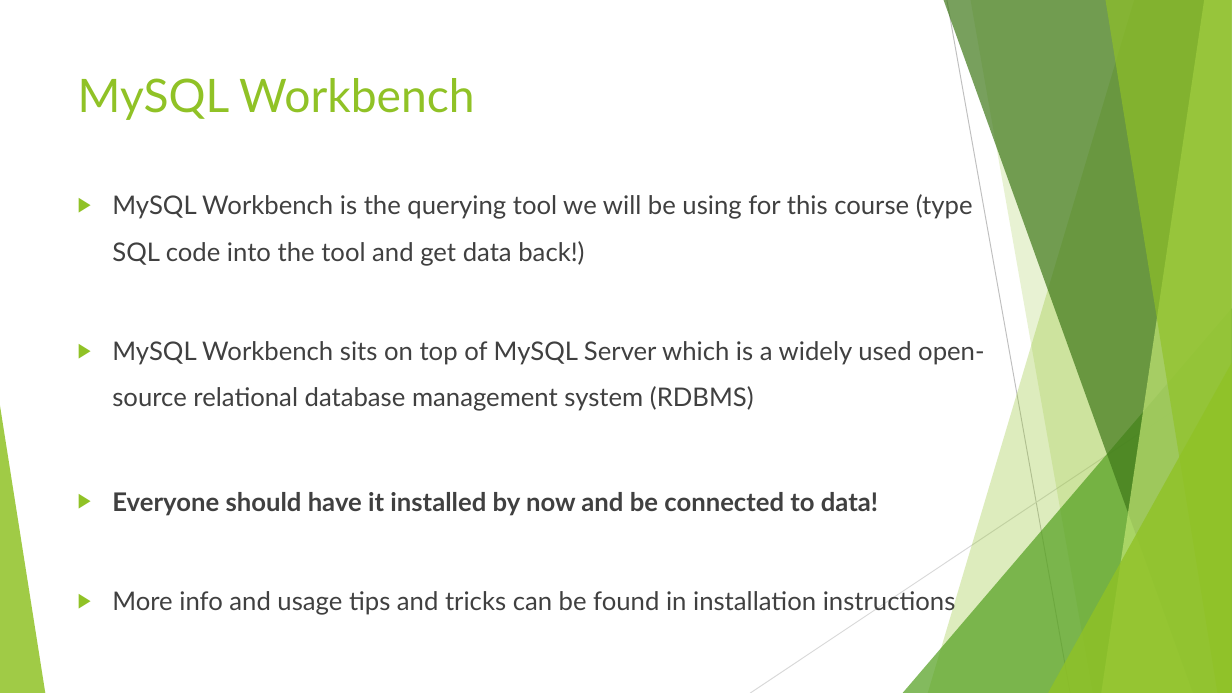
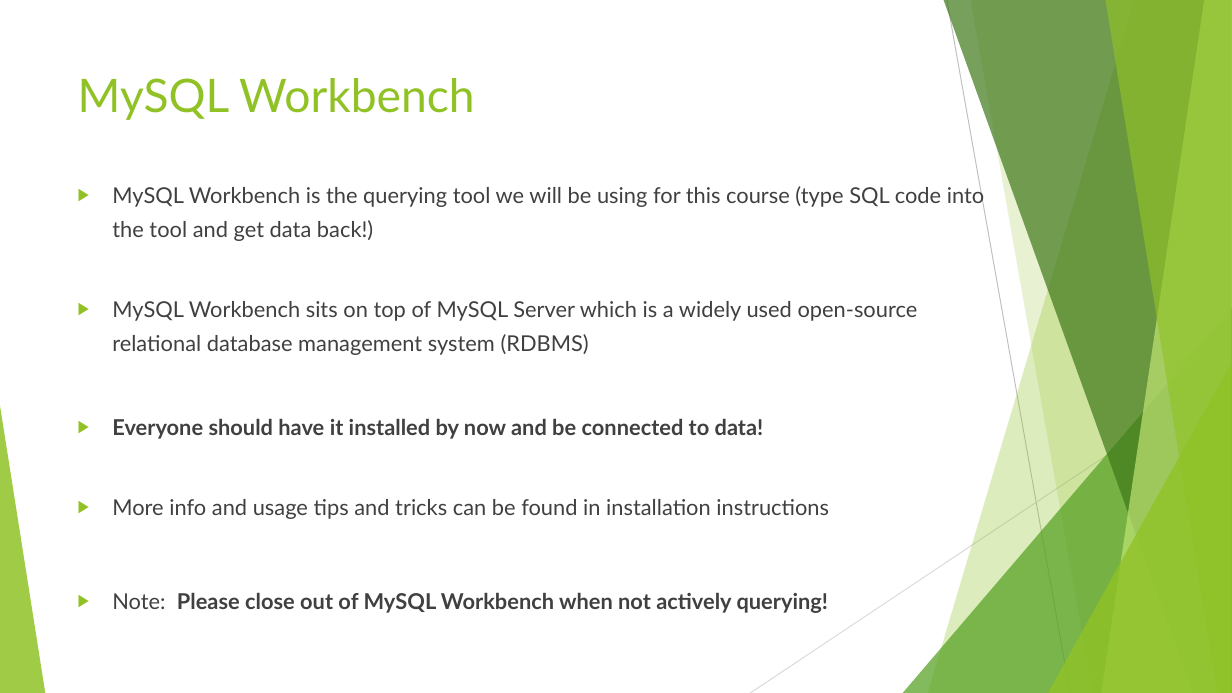
Before and after one commit to seanscott1991/Duke_SQL4DQA, a slide deck: slide 7 of Slides/Week 1 Lecture Slides.pptx. Drawn at 1232x693 pixels with LibreOffice and Linux fonts; fonts in the diff are those of the drawing. Boxes give left, top, right and bottom in pixels: in the first picture for what was removed or moved away, otherwise in the second. Text is boxed around its words. In the diff, an @@ line names an element or a change of style, - is before the commit and + after.

```diff
--- a/Slides/Week 1 Lecture Slides.pptx
+++ b/Slides/Week 1 Lecture Slides.pptx
@@ text at <box>112,184,984,519</box>: size 20 to 17 pt in "MySQL Workbench is the querying tool we ...", "MySQL Workbench sits on top of MySQL ...", "Everyone should have it installed by now ...", "More info and usage tips and tricks ..."; line spacing 1.5 to 1.3 @@
@@ text at <box>112,592,829,613</box>: paragraph added @@
+▶ Note: Please close out of MySQL Workbench when not actively querying!
```
Also in this commit, not shown: 6 slides added.
